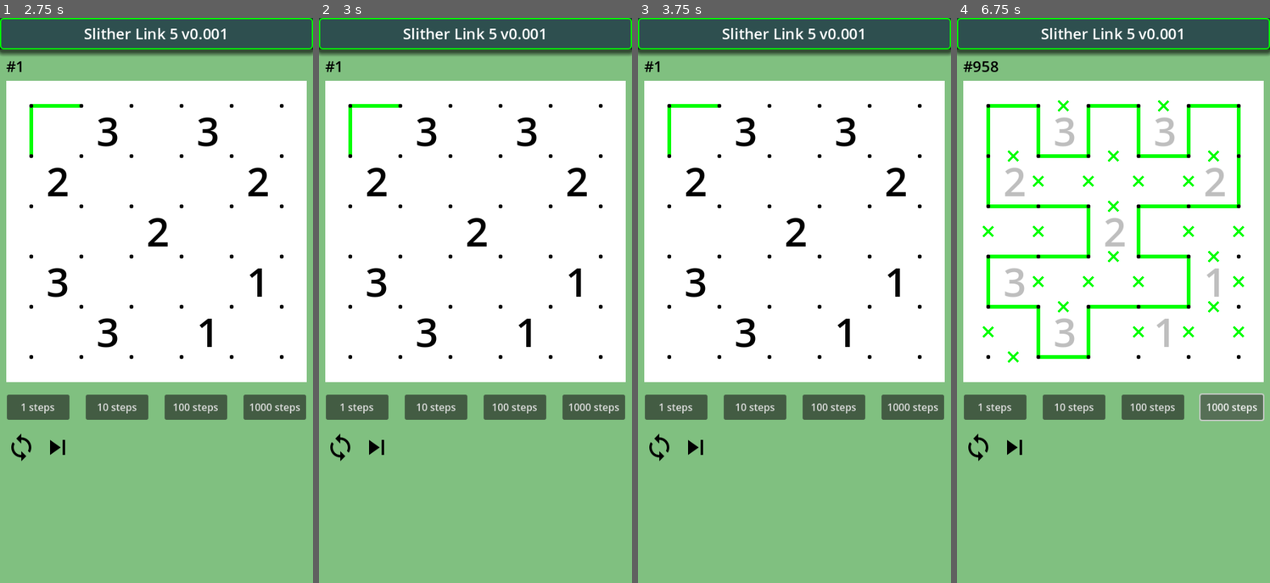
Above: before the commit, frames 1-4 (left to right).
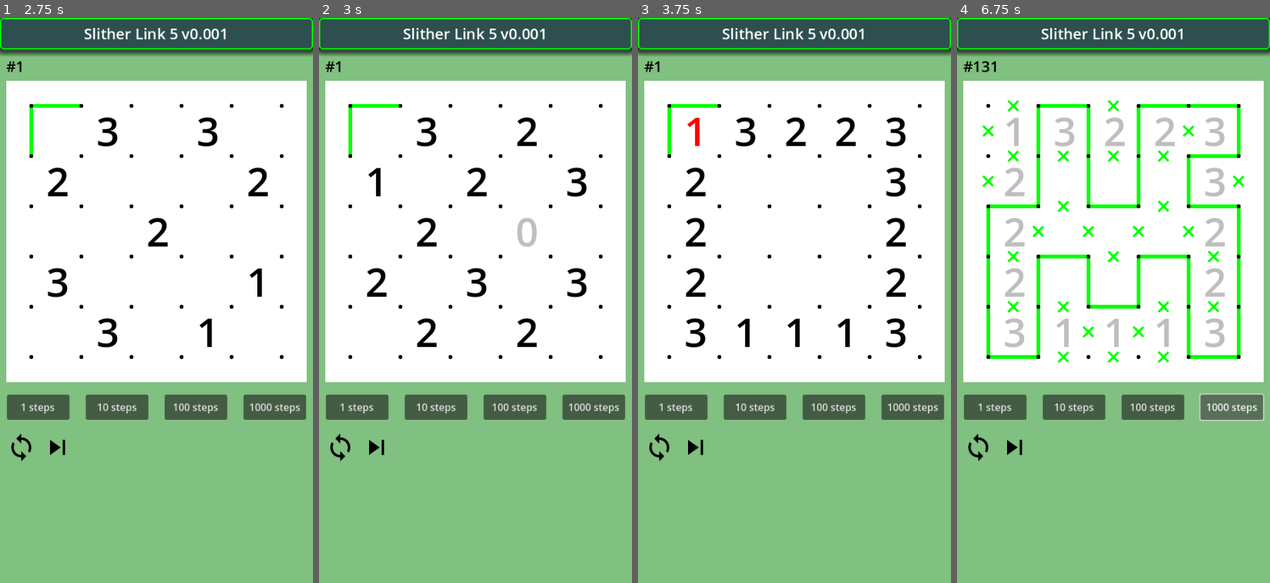
Above: after the commit, the same moments.

Repository: vivisuke/SlitherLink5
Game: Godot game, scene res://main.tscn
Same seed, same stepped clock (60 frames per second), same inputs: the game is played once before the commit and once after it.
Inputs (mouse positions are in pixels of both pictures, inside the frame that each line leads up to):
- Up to frame 1 (2.75 s): click (21, 447) at 0.5 s; click (21, 447) at 1.25 s; click (21, 447) at 2 s
- Up to frame 2 (3 s): click (375, 447) at 2.75 s
- Up to frame 3 (3.75 s): click (694, 447) at 3.5 s
- Up to frame 4 (6.75 s): click "1 steps" at 4.25 s; click "10 steps" at 5 s; click "100 steps" at 5.75 s; click "1000 steps" at 6.5 s

Frame 1 is identical in both runs. In frame 2, 1.9% of the frame differs, in the area x 15-86%, y 17-59%; in frame 3, 2.2%; in frame 4, 6.8%, in the area x 5-92%, y 7-61%.

Commit message:
0055 ◎ C 02/25 02/25 0.001│ToDo│次問題ボタン設置

Diff:
--- a/SlitherLink5/main.tscn
+++ b/SlitherLink5/main.tscn
@@ -104,3 +104,4 @@
 [connection signal="pressed" from="HBC1/Button100Steps" to="." method="_on_button_100_steps_pressed"]
 [connection signal="pressed" from="HBC1/Button1000Steps" to="." method="_on_button_1000_steps_pressed"]
 [connection signal="pressed" from="HBC2/RestartButton" to="." method="_on_restart_button_pressed"]
+[connection signal="pressed" from="HBC2/NextButton" to="." method="_on_next_button_pressed"]
--- a/SlitherLink5/scripts/main.gd
+++ b/SlitherLink5/scripts/main.gd
@@ -174,9 +174,14 @@
 func _on_restart_button_pressed():
 	bd._init()
 	bd.set_clue_num(quest[qix])
+	update_num_labels()
 	bd.solve_FB()
 	n_steps = 1
 	$NStepLabel.text = "#%d" % n_steps
 	$Board/Grid.queue_redraw()
 	update_num_color()
+func _on_next_button_pressed():
+	qix += 1
+	if qix >= quest.size(): qix = 0
+	_on_restart_button_pressed()
 	pass # Replace with function body.
Not shown, changed: SlitherLink5.spr
